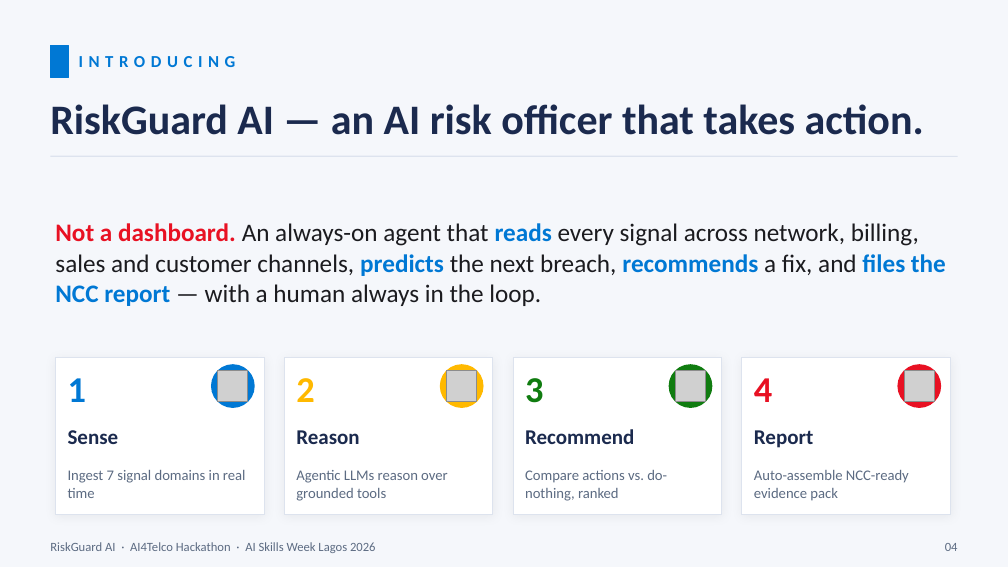
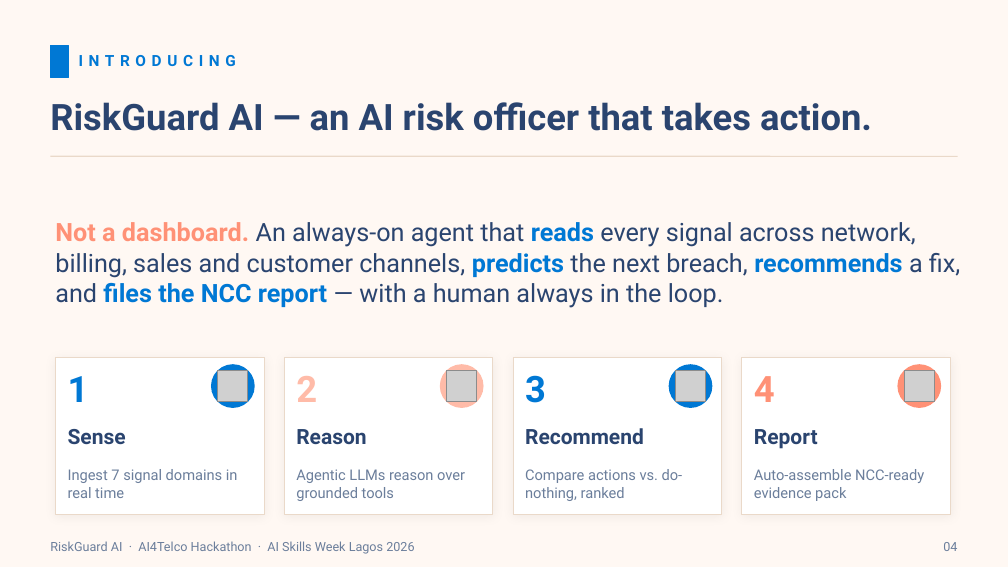
Before and after one commit to toby-adedipe/riskguard_ai, a slide deck: slide 4 of pitch/AI4Telco_RiskGuardAI.pptx. Drawn at 1008x567 pixels with LibreOffice and Linux fonts; fonts in the diff are those of the drawing; grey boxes stand for pictures. Boxes give left, top, right and bottom in pixels: in the first picture for what was removed or moved away, otherwise in the second. Text is boxed around its words. In the diff, an @@ line names an element or a change of style, - is before the commit and + after.

```diff
--- a/pitch/AI4Telco_RiskGuardAI.pptx
+++ b/pitch/AI4Telco_RiskGuardAI.pptx
@@ background #F5F7FB to #FFF8F3 @@
@@ text "INTRODUCING" at bbox=[79, 55, 236, 66]: size 12 to 11 pt, font Calibri to Roboto @@
@@ text "RiskGuard AI — an AI ..." at bbox=[50, 102, 872, 131]: size 30 to 26 pt, font Calibri to Roboto, text colour #1B2A4E to #2A446F @@
@@ line (50, 156) - (958, 156): stroke #DDE3EE 0.75 pt to #EAD9C9 0.75 pt @@
@@ text "Not a dashboard. An always-on ..." at bbox=[55, 222, 960, 308]: font Calibri to Roboto; text colour #E81123 to #FF9176 in "Not a dashboard."; text colour #1B1B1F to #2A446F in "An always-on agent that every signal across ..." @@
@@ outline #DDE3EE 0.75 pt to #EAD9C9 0.75 pt in 4 elements at bbox=[284, 358, 493, 514], bbox=[513, 358, 722, 514], bbox=[742, 358, 951, 514], bbox=[55, 358, 264, 514] @@
@@ text "1" at bbox=[68, 376, 89, 402]: font Calibri to Roboto @@
@@ text "2" at bbox=[296, 376, 317, 402]: font Calibri to Roboto, text colour #FFB900 to #FFBBA8 @@
@@ ellipse at bbox=[440, 365, 483, 407]: fill #FFB900 to #FFBBA8; outline #FFB900 1 pt to #FFBBA8 1 pt @@
@@ text "3" at bbox=[525, 375, 546, 403]: font Calibri to Roboto, text colour #107C10 to #0078D4 @@
@@ ellipse at bbox=[669, 365, 712, 407]: fill #107C10 to #0078D4; outline #107C10 1 pt to #0078D4 1 pt @@
@@ text "4" at bbox=[754, 376, 775, 402]: font Calibri to Roboto, text colour #E81123 to #FF9176 @@
@@ ellipse at bbox=[898, 365, 940, 407]: fill #E81123 to #FF9176; outline #E81123 1 pt to #FF9176 1 pt @@
@@ font Calibri to Roboto, text colour #1B2A4E to #2A446F in 4 elements at bbox=[68, 429, 126, 444], bbox=[296, 429, 366, 444], bbox=[525, 428, 644, 444], bbox=[754, 429, 818, 449] @@
@@ font Calibri to Roboto, text colour #5C6B82 to #6B7E9B in 6 elements at bbox=[68, 469, 238, 498], bbox=[296, 469, 465, 501], bbox=[525, 469, 683, 501], bbox=[754, 469, 924, 501], bbox=[50, 541, 414, 554], bbox=[943, 542, 957, 551] @@
```
Also in this commit, not shown: 11 other slides changed, 1 slide added, 19 other files.
